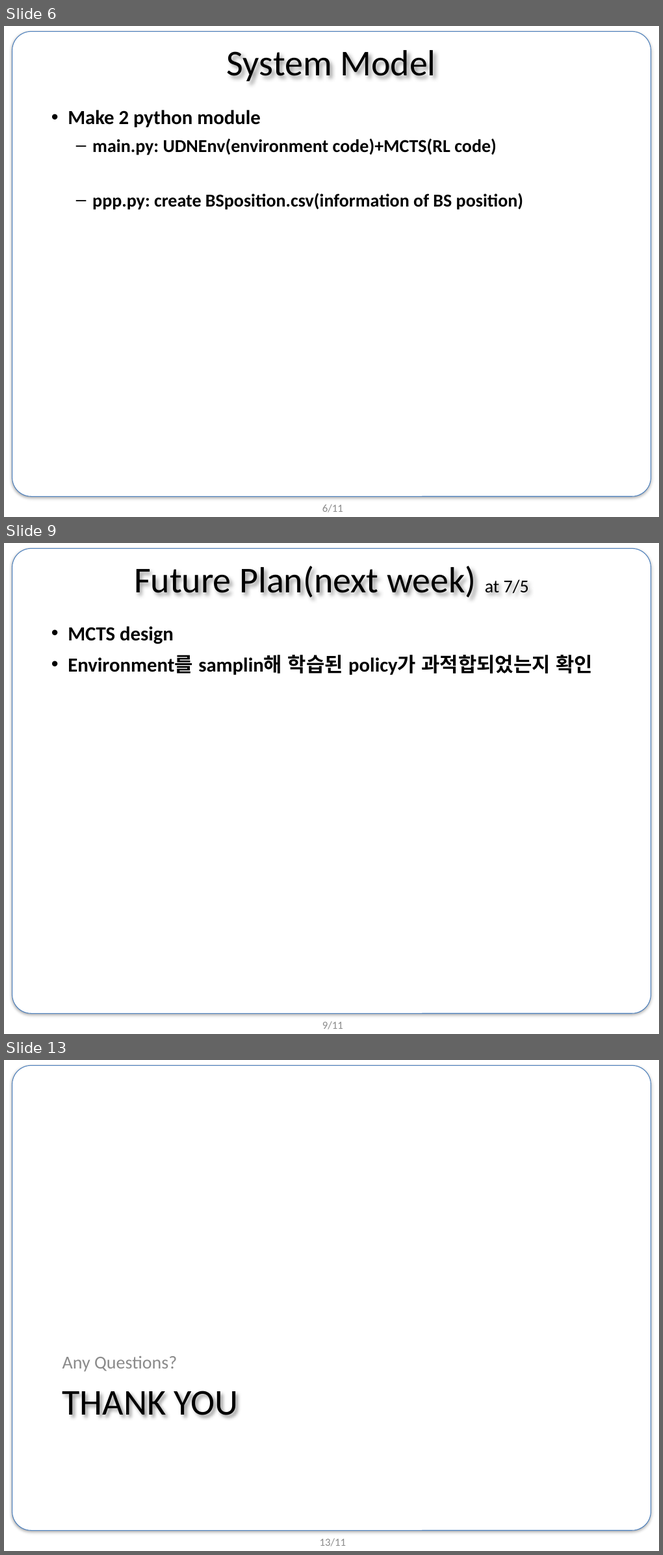
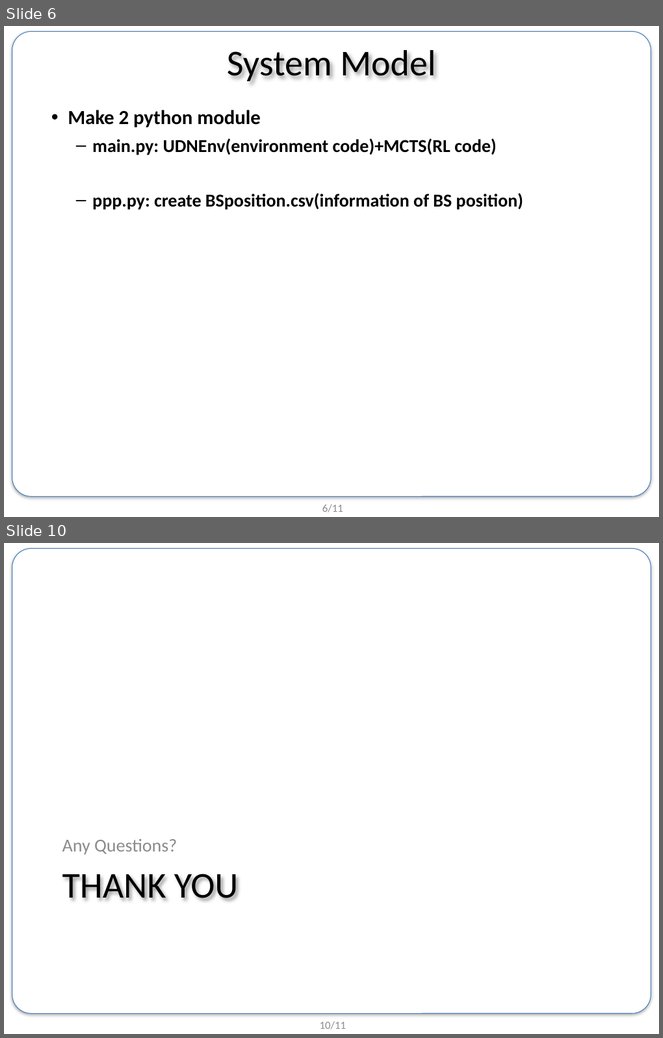
Before and after one commit to BongSangKim/UGRP, a slide deck: Survey meeting/0719 survey/190719 UGRP 발표자료.pptx. Shown one above the other, each under a label of ours: slides 6, 9 and 13 before the commit, slides 6 and 10 after it; the slides between them are not shown. The pictures are 663x1555 and 663x1038 pixels, drawn with LibreOffice and Linux fonts; fonts in the diff are those of the drawing; background and template pictures are left out. Boxes give left, top, right and bottom in pixels: in the first picture for what was removed or moved away, otherwise in the second. Text is boxed around its words. In the diff, an @@ line names an element or a change of style, - is before the commit and + after.

```diff
--- a/Survey meeting/0719 survey/190719 UGRP 발표자료.pptx
+++ b/Survey meeting/0719 survey/190719 UGRP 발표자료.pptx
@@ slide 9 removed at [4,543,659,1034], background #FFFFFF; not listed: 2 template elements that a slide beside it also shows @@
@@ title removed at [134,566,529,598] @@
-Future Plan(next week) at 7/5
@@ text removed at [68,626,593,675] @@
-• MCTS design
-• Environment를 samplin해 학습된 policy가 과적합되었는지 확인
@@ what was slide 13 is now slide 10 @@
@@ page number at [320,1021,346,1030]: text changed @@
-13/11
+10/11
```
Also in this commit, not shown: 3 slides changed, 2 slides added, 4 other slides removed, 2 other files.
